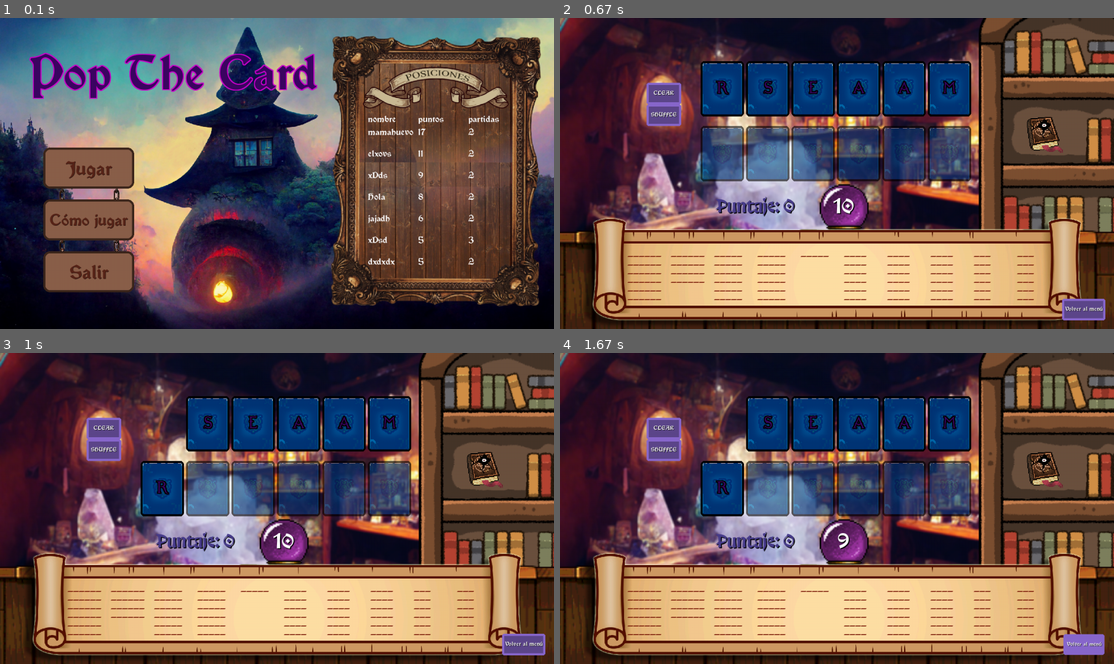
Above: before the commit, frames 1-4 (two rows, left to right).
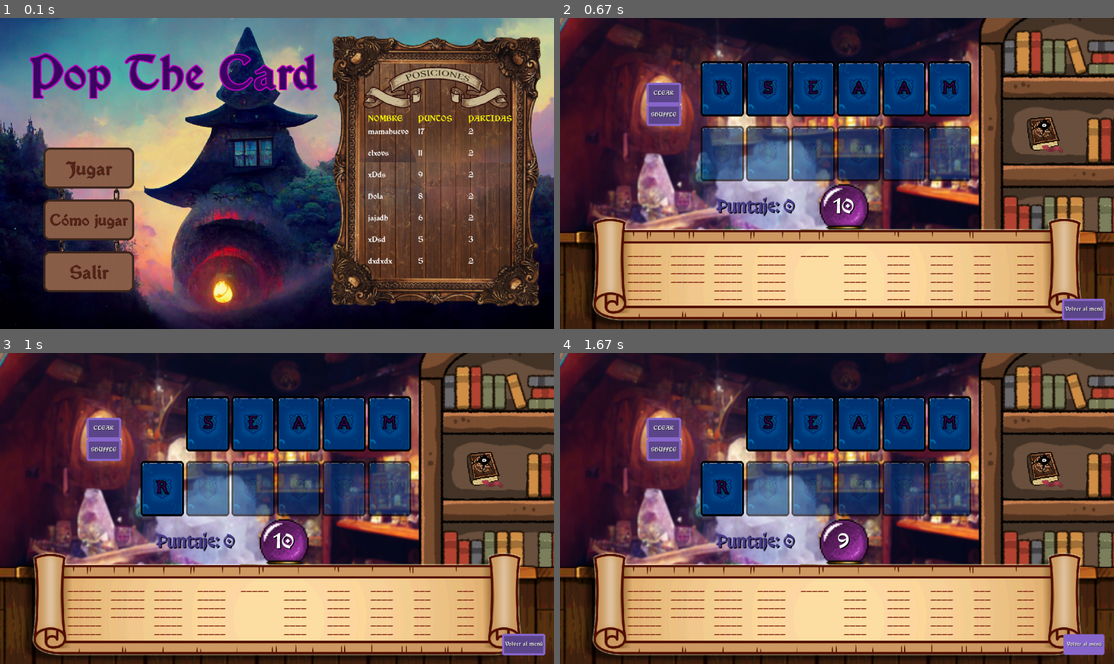
Above: after the commit, the same moments.

Repository: juliancz-a/SP_GRUPO_5_Pygame
Game: pygame game, started from code/class_game.py
The game is run twice, just before and just after one commit, with the same random seed, the same clock (stepped at 60 frames per second) and the same inputs.
Inputs (mouse positions are in pixels of both pictures, inside the frame that each line leads up to):
- Up to frame 1 (0.1 s): no input
- Up to frame 2 (0.67 s): click "Jugar" at 0.38 s
- Up to frame 3 (1 s): press the mouse at (520, 645) at 0.7 s; move the mouse to (332, 545) at 0.8 s; release the mouse at (144, 446) at 0.93 s
- Up to frame 4 (1.67 s): press the mouse at (1080, 645) at 1.58 s

The runs differ from the first frame. In frame 1, 1.0% of the frame differs, in the area x 66-93%, y 31-80%; in frame 2, nothing differs; in frame 3, nothing differs; in frame 4, nothing differs.

Commit message:
color scoreboard

Diff:
--- a/code/game_tools/scoreboard.py
+++ b/code/game_tools/scoreboard.py
@@ -9,35 +9,35 @@
 
         self.header = ["nombre", "puntos", "partidas"]
 
-        self.font = pygame.font.Font(font, 20)
+        self.font = pygame.font.Font(font, 18)
 
     def draw (self):
         y = self.draw_pos[1]
         if len(self.player_list) == 0:
             self.header = ["No se han registrado jugadores aún"]
-        header_pos = Scoreboard.draw_header(self.surface, self.header, self.font,(850, 220))
+        header_data = Scoreboard.draw_header(self.surface, self.header, self.font,(850, 220))
 
         for i in range(len(self.player_list)):
             y += 50
             if i < 7:
 
-                for header in header_pos:
+                for header in header_data:
 
                     for key,value in header.items():
-                        header_data = self.font.render(str(self.player_list[i][key]), True, "white")
-                        self.surface.blit(header_data, (value, y))
+                        player_data = self.font.render(str(self.player_list[i][key]), True, "white")
+                        self.surface.blit(player_data, (value, y))
 
     def draw_header (surface:pygame.Surface, header_elements:list[str], font, initial_pos:tuple) -> list:
         x = initial_pos[0]
         y = initial_pos[1]
-        header_pos = []
+        header_data = []
 
         for header in header_elements:
-            header_text = font.render(header, True, "white")
+            header_text = font.render(header.upper(), True, "yellow")
             surface.blit(header_text, (x,y))
 
-            header_pos.append({header: x})
+            header_data.append({header: x})
 
             x += len(header) + 110
 
-        return header_pos
+        return header_data
